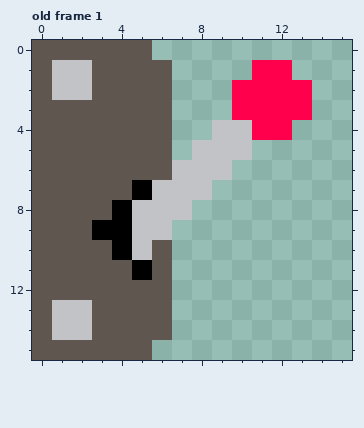
Two states of a pixel-art file, WGJ Week54 - Amnesia/Assets/Sprites/Aesprite Files/Switch_1.aseprite. Above is the file before it was changed.
16x16 pixels, 1 frame. Shown: old frame 1. The commit also changed other frames, which this record leaves out.
Now the later version:
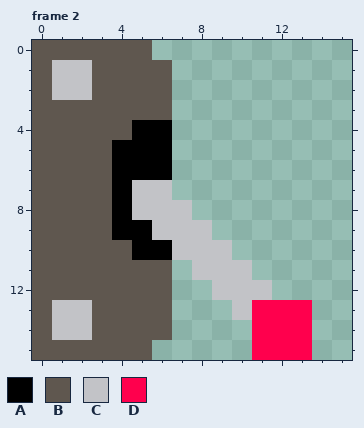
Palette (. is transparent): A #000000  B #5f574f  C #c2c3c7  D #ff004d
A new or re-ordered frame is compared with the old frame closest to it.
Diff:
frames 1 -> 2
layer "Layer 2" added
--- frame 2 is new; against old frame 1, layers "Layer 2", "Layer 1"
@@ x 0..15 @@
  0 BBBBBB..........
- 1 BCCBBBB....DD...
- 2 BCCBBBB...DDDD..
- 3 BBBBBBB...DDDD..
- 4 BBBBBBB..CCDD...
- 5 BBBBBBB.CCC.....
- 6 BBBBBBBCCC......
- 7 BBBBBACCC.......
+ 1 BCCBBBB.........
+ 2 BCCBBBB.........
+ 3 BBBBBBB.........
+ 4 BBBBBAA.........
+ 5 BBBBAAA.........
+ 6 BBBBAAA.........
+ 7 BBBBACC.........
  8 BBBBACCC........
- 9 BBBAACC.........
-10 BBBBACB.........
-11 BBBBBAB.........
-12 BBBBBBB.........
-13 BCCBBBB.........
-14 BCCBBBB.........
-15 BBBBBB..........
+ 9 BBBBAACCC.......
+10 BBBBBAACCC......
+11 BBBBBBB.CCC.....
+12 BBBBBBB..CCC....
+13 BCCBBBB...CDDD..
+14 BCCBBBB....DDD..
+15 BBBBBB.....DDD..
Changed places in both pictures, as pixel boxes (x1, y1, x2, y2):
changed: (92, 60, 312, 360)
